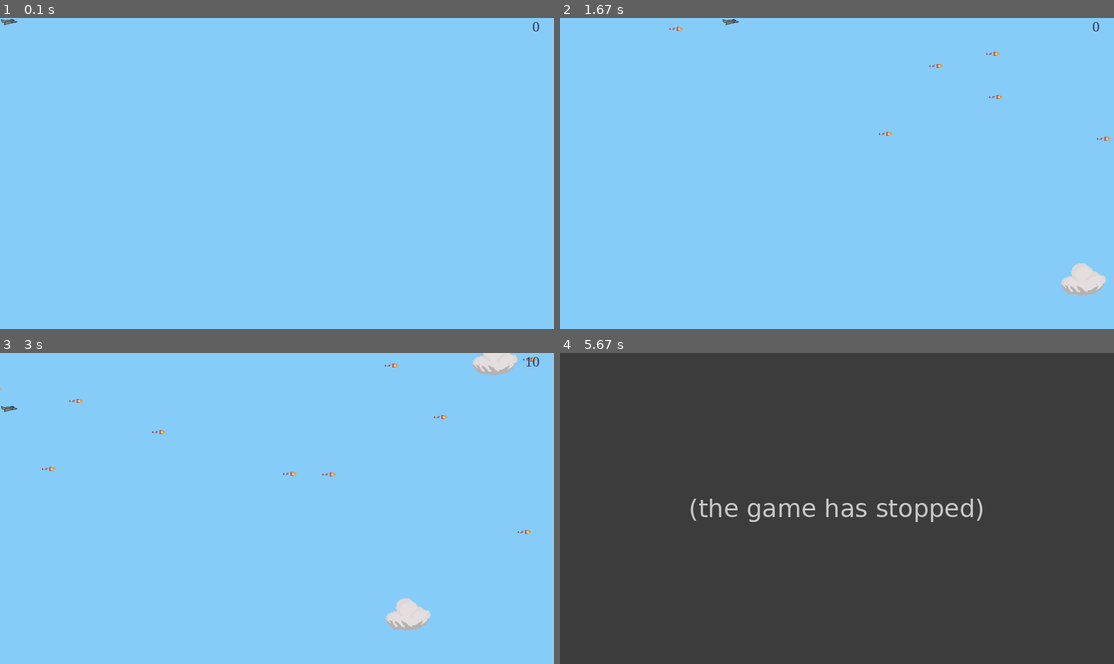
Above: before the commit, frames 1-4 (two rows, left to right).
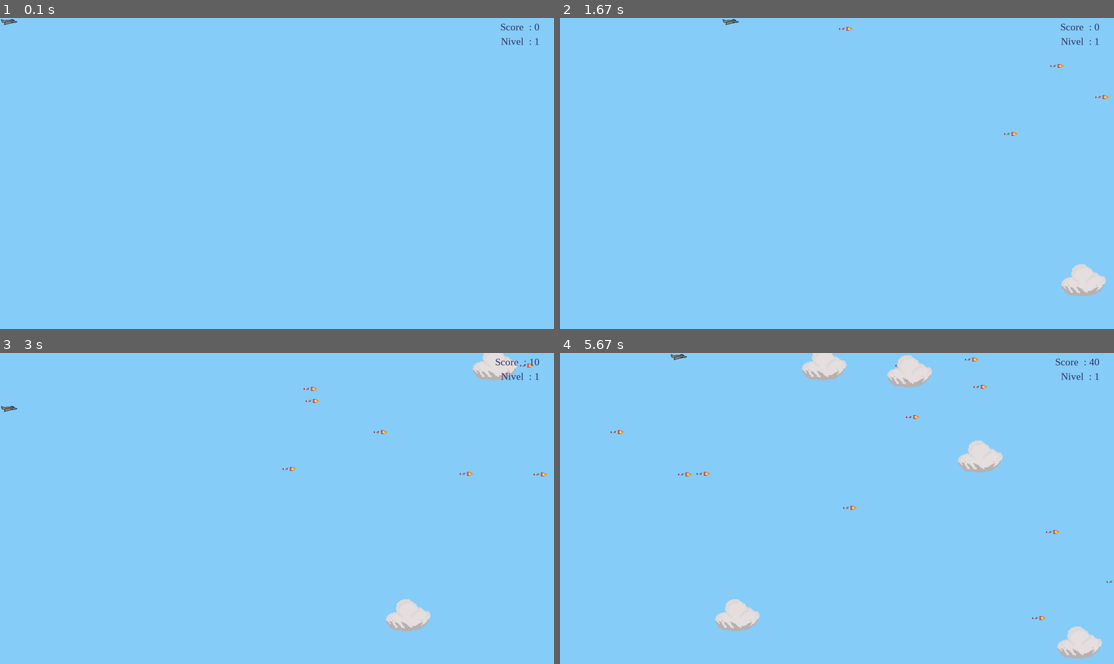
Above: after the commit, the same moments.

Repository: GeorgiGB/GeorgiGeorgiev-DI2122
Game: pygame game, started from TEMA1/ParteAmpliacion/main.py
Same seed, same stepped clock (60 frames per second), same inputs: the game is played once before the commit and once after it.
Inputs:
- Up to frame 1 (0.1 s): no input
- Up to frame 2 (1.67 s): hold Right 0.33-0.8 s; hold Up 0.83-1.13 s; hold Right 1.17-1.63 s
- Up to frame 3 (3 s): hold Left 1.67-2.2 s; hold Down 2.23-2.53 s; hold Left 2.57-2.97 s
- Up to frame 4 (5.67 s): hold Up 3-3.37 s; hold Right 3.4-4.03 s; hold Left 4.47-4.93 s; hold Right 4.97-5.43 s; hold Up from 5.47 s (still down)

The runs differ from the first frame. In frame 1, 0.1% of the frame differs, in the area x 90-98%, y 1-9%; in frame 2, 0.4%; in frame 3, 0.8%; in frame 4, 100%, in the area x 0-100%, y 0-100%.
Before the commit the program exited at 5.55 s; later frames show no game.

Commit message:
Añadido Puntuacion

Diff:
--- a/TEMA1/ParteAmpliacion/main.py
+++ b/TEMA1/ParteAmpliacion/main.py
@@ -1,3 +1,7 @@
+import os
+import sqlite3
+from sqlite3 import Error
+
 from pygame import RLEACCEL
 
 if __name__ == '__main__':
@@ -5,10 +9,6 @@
     import pygame
     # Import random for random numbers
     import random
-
-    # Initialize pygame
-    pygame.init()
-
     # Import pygame.locals for easier access to key coordinates
     # Updated to conform to flake8 and black standards
     from pygame.locals import (
@@ -22,9 +22,17 @@
         QUIT
     )
 
+    # Initialize pygame
+    pygame.init()
+
+    # rutas
+    directorio_carpeta = os.path.dirname(__file__)
+    ruta_max_score = os.path.join(directorio_carpeta, "puntuacion.db")
+
 
     # Define a Player object by extending pygame.sprite.Sprite
     # The surface drawn on the screen is now an attribute of 'player'
+
     class Player(pygame.sprite.Sprite):
         def __init__(self):
             super(Player, self).__init__()
@@ -55,8 +63,13 @@
                 self.rect.bottom = SCREEN_HEIGHT
 
 
+    score = 0
+    nivel = 1
+
+
     # Define the enemy object by extending pygame.sprite.Sprite
     # The surface you draw on the screen is now an attribute of 'enemy'
+
     class Enemy(pygame.sprite.Sprite):
         def __init__(self):
             super(Enemy, self).__init__()
@@ -69,23 +82,26 @@
                     random.randint(0, SCREEN_HEIGHT),
                 )
             )
-            self.speed = random.randint(5, 20)
+            self.speed = random.randint(2 * nivel, 10 + 3 * nivel)
+            # velocidad enemigos
 
         # Move the sprite based on speed
         # Remove the sprite when it passes the left edge of the screen
         def update(self):
             global score
+            global nivel
             self.rect.move_ip(-self.speed, 0)
             if self.rect.right < 0:
                 for e in enemies:
                     if e.rect.right <= 1:
                         score += 10
-                        # if score%500 == 0:
-                        # nivel+ =1:
+                        if score % 500 == 0:
+                            nivel += 1
                 self.kill()
 
 
     # Creating cloud class
+
     class Cloud(pygame.sprite.Sprite):
         def __init__(self):
             super(Cloud, self).__init__()
@@ -94,10 +110,9 @@
             self.rect = self.surf.get_rect(
                 center=(
                     random.randint(SCREEN_WIDTH + 20, SCREEN_WIDTH + 100),
-                    random.randint(0, SCREEN_HEIGHT),
+                    random.randint(20, SCREEN_HEIGHT)
                 )
             )
-            self.speed = random.randint(5, 20)
 
         def update(self):
             self.rect.move_ip(-5, 0)
@@ -105,131 +120,202 @@
                 self.kill()
 
 
-    # Primer ejercicio
-    def marcador(surface, text, size, x, y):
+    # Primer ejercicio y nivel
+
+    def marcador(surface, text, text2, size, x, y):
         font = pygame.font.SysFont("serif", size)  # fuente del marcador
-        text_surface = font.render(text, True, (50, 50, 100))  # color y tamaño de la letra
-        text_rect = text_surface.get_rect();
+        text_surface = font.render("{} : {}".format(text, text2), True,
+                                   (50, 50, 100))  # color y tamaño de la letra
+        # text_dia_noche = font.render("{}".format(text), True, color=list(random.choice(range(256))))
+        text_rect = text_surface.get_rect()
         text_rect.midright = (x, y)
         surface.blit(text_surface, text_rect)
 
 
-    global score
-    score = 0;
-
-    # Define constants for the screen width and height
-    SCREEN_WIDTH = 1920
-    SCREEN_HEIGHT = 1080
-
-    # Create the screen object
-    # The size is determined by the constant SCREEN_WIDTH and SCREEN_HEIGHT
-    screen = pygame.display.set_mode((SCREEN_WIDTH, SCREEN_HEIGHT))
-
-    # Create a custom event for adding a new enemy
-    ADDENEMY = pygame.USEREVENT + 1
-    pygame.time.set_timer(ADDENEMY, 250)
-
-    ADDCLOUD = pygame.USEREVENT + 2
-    pygame.time.set_timer(ADDCLOUD, 1000)
-
-    # Instantiate player. Right now, this is just a rectangle.
-    player = Player()
-
-    # Create groups to hold enemy sprites and all sprites
-    # - enemies is used for collision detection and position updates
-    # - all_sprites is used for rendering
-    enemies = pygame.sprite.Group()
-    clouds = pygame.sprite.Group()
-    all_sprites = pygame.sprite.Group()
-    all_sprites.add(player)
-
-    # Setup the clock for a decent framerate
-    clock = pygame.time.Clock()
-
-    # Setup fr sounds.Default are good.
-    pygame.mixer.init()
-
-    # Load and play background music
-    pygame.mixer.music.load("Apoxode_-_Electric_1.ogg")
-    pygame.mixer.music.play(loops=-1)  # Se reproduzca infinitamente
-    pygame.mixer.music.set_volume(0.1)  # volumen del juego
-
-    # Load all sound files
-    # Sound sources: Jon Fincher
-    move_up_sound = pygame.mixer.Sound("Rising_putter.ogg")
-    move_down_sound = pygame.mixer.Sound("Falling_putter.ogg")
-    collision_sound = pygame.mixer.Sound("Collision.ogg")
-
-    # Variable to keep the main loop running
-    running = True
-
-    # Main loop
-    while running:
-        # for loop through the event queue
-        for event in pygame.event.get():
-            # Check for KEYDOWN event
-            if event.type == KEYDOWN:
-                # If the Esc key is pressed, then exit the main loop
-                if event.key == K_ESCAPE:
-                    running = False
-            # Check for QUIT event. If QUIT, then set running to false.
-            if event.type == KEYDOWN:
-                # if the UP_KEY is pressed, then it will sound the up sound
-                if event.key == K_UP:
-                    move_up_sound.play()
-
-            if event.type == KEYDOWN:
-                # if the DOWN_KEY is pressed, then it will sound the up sound
-                if event.key == K_DOWN:
-                    move_down_sound.play()
-
-            elif event.type == QUIT:
+    # Conexion DB
+    def connexion():
+        try:
+            sqliteConnection = sqlite3.connect((os.path.join(ruta_max_score)))
+            return sqliteConnection
+        except Error:
+            print(Error)
+
+
+    con = connexion()
+
+
+    # insertar datos para nueva puntuacion
+    def sql_insert(score):
+        cursorobj = con.cursos()
+        if leersql() == 0:
+            cursorobj.execute(
+                'INSERT INTO puntuacion VALUES({})'.format(score))
+        if leersql > score:
+            return
+        else:
+            updatesql()
+
+        con.comit()
+
+
+    def leersql():
+        cursor = con.cursor()
+        cursor.execute("SELECT score FROM puntuacion")
+        row = cursor.fetchone()
+        return row[0]
+
+
+    def updatesql():
+        curs = con.cursor()
+        if leersql() > score:
+            print("Soy una mierda y nose hacer mas puntos"
+                  + "\n--------------------------------------------"
+                  + "\nPuntuacion: " + str(score)
+                  )
+        if leersql() < score:
+            curs.execute("Update puntuacion set score = " + str(score))
+            print("Nueva puntuacion mas alta: ", score)
+            curs.execute("select * from puntuacion")
+            con.commit()
+
+# Define constants for the screen width and height
+SCREEN_WIDTH = 1920
+SCREEN_HEIGHT = 1080
+
+# Create the screen object
+# The size is determined by the constant SCREEN_WIDTH and SCREEN_HEIGHT
+screen = pygame.display.set_mode((SCREEN_WIDTH, SCREEN_HEIGHT))
+
+# Create a custom event for adding a new enemy
+ADDENEMY = pygame.USEREVENT + 1
+# UPDATE ENEMY
+velEne = int(200 + (150 / nivel))
+pygame.time.set_timer(ADDENEMY, velEne)
+
+ADDCLOUD = pygame.USEREVENT + 2
+pygame.time.set_timer(ADDCLOUD, 1000)
+
+# Cambio de fondo del juego
+ADDTIME = pygame.USEREVENT + 3
+pygame.time.set_timer(ADDTIME, 20000)
+
+rgb_current = (135, 206, 250)
+background = True
+
+# Instantiate player. Right now, this is just a rectangle.
+player = Player()
+
+# Create groups to hold enemy sprites and all sprites
+# - enemies is used for collision detection and position updates
+# - all_sprites is used for rendering
+enemies = pygame.sprite.Group()
+clouds = pygame.sprite.Group()
+all_sprites = pygame.sprite.Group()
+all_sprites.add(player)
+
+# Setup the clock for a decent framerate
+clock = pygame.time.Clock()
+
+# Setup fr sounds.Default are good.
+pygame.mixer.init()
+
+# Load and play background music
+pygame.mixer.music.load("Apoxode_-_Electric_1.ogg")
+pygame.mixer.music.play(loops=-1)  # Se reproduzca infinitamente
+pygame.mixer.music.set_volume(0.1)  # volumen del juego
+
+# Load all sound files
+# Sound sources: Jon Fincher
+move_up_sound = pygame.mixer.Sound("Rising_putter.ogg")
+move_down_sound = pygame.mixer.Sound("Falling_putter.ogg")
+collision_sound = pygame.mixer.Sound("Collision.ogg")
+
+# Variable to keep the main loop running
+running = True
+
+# Main loop
+while running:
+    # for loop through the event queue
+    for event in pygame.event.get():
+        # Check for KEYDOWN event
+        if event.type == KEYDOWN:
+            # If the Esc key is pressed, then exit the main loop
+            if event.key == K_ESCAPE:
                 running = False
-            # Add a new enemy?
-            elif event.type == ADDENEMY:
-                # Create the new enemy and add it to sprite groups
-                new_enemy = Enemy()
-                enemies.add(new_enemy)
-                all_sprites.add(new_enemy)
-            # Add a new cloud
-            elif event.type == ADDCLOUD:
-                # Create the new cloud and add it to sprite groups
-                new_cloud = Cloud()
-                clouds.add(new_cloud)
-                all_sprites.add(new_cloud)
-
-        # Get the set of keys pressed and check for user input
-        pressed_keys = pygame.key.get_pressed()
-        player.update(pressed_keys)
-
-        # update cloud position
-        clouds.update()
-
-        # Update enemy position
-        enemies.update()
-
-        # Update the player sprite based on user keypresses
-        player.update(pressed_keys)
-
-        # Fill the screen with black
-        screen.fill((135, 206, 250))
-
-        # Draw all sprites
-        for entity in all_sprites:
-            screen.blit(entity.surf, entity.rect)
-
-        # Check if any enemies have collided with the player
-        if pygame.sprite.spritecollideany(player, enemies):
-            # If so, then remove the player and stop the loop
-            collision_sound.play()
-            player.kill()
+        # Check for QUIT event. If QUIT, then set running to false.
+        if event.type == KEYDOWN:
+            # if the UP_KEY is pressed, then it will sound the up sound
+            if event.key == K_UP:
+                move_up_sound.play()
+
+        if event.type == KEYDOWN:
+            # if the DOWN_KEY is pressed, then it will sound the up sound
+            if event.key == K_DOWN:
+                move_down_sound.play()
+
+        elif event.type == QUIT:
             running = False
-
-        marcador(screen, str(score), 50, 1870, 30)
-        # Update the display
-        pygame.display.flip()
-
-        clock.tick(60)
+        # Add a new enemy?
+        elif event.type == ADDENEMY:
+            # Create the new enemy and add it to sprite groups
+            new_enemy = Enemy()
+            enemies.add(new_enemy)
+            all_sprites.add(new_enemy)
+        # Add a new cloud
+        elif event.type == ADDCLOUD:
+            # Create the new cloud and add it to sprite groups
+            new_cloud = Cloud()
+            clouds.add(new_cloud)
+            all_sprites.add(new_cloud)
+        # Add a new background color
+        elif event.type == ADDTIME:
+            if background is True:
+                background = False
+                rgb_current = (16, 44, 84)
+            elif background is False:
+                background = True
+                rgb_current = (135, 206, 250)
+
+    screen.fill((rgb_current))
+
+    # Get the set of keys pressed and check for user input
+    pressed_keys = pygame.key.get_pressed()
+    player.update(pressed_keys)
+
+    # update cloud position
+    clouds.update()
+
+    # Update enemy position
+    enemies.update()
+
+    # Update the player sprite based on user keypresses
+    player.update(pressed_keys)
+
+    # Draw all sprites
+    for entity in all_sprites:
+        screen.blit(entity.surf, entity.rect)
+
+    # COLISION
+    # Check if any enemies have collided with the player
+    if pygame.sprite.spritecollideany(player, enemies):
+        # If so, then remove the player and stop the loop
+        collision_sound.play()
+        connexion()
+        print("\n--------------------------------------------")
+        print("Puntuacion mas alta", leersql())
+        print("--------------------------------------------")
+        updatesql()
+
+        player.kill()
+        running = False
+
+    marcador(screen, "Score ", str(score), 35, 1870, 30)
+    marcador(screen, "Nivel ", str(nivel), 35, 1870, 80)
+
+    # Update the display
+    pygame.display.flip()
+
+    clock.tick(60)
 
 # All done! Stop and quit the mixer.
 pygame.mixer.music.stop()
Binary file added: TEMA1/ParteAmpliacion/puntuacion.db
